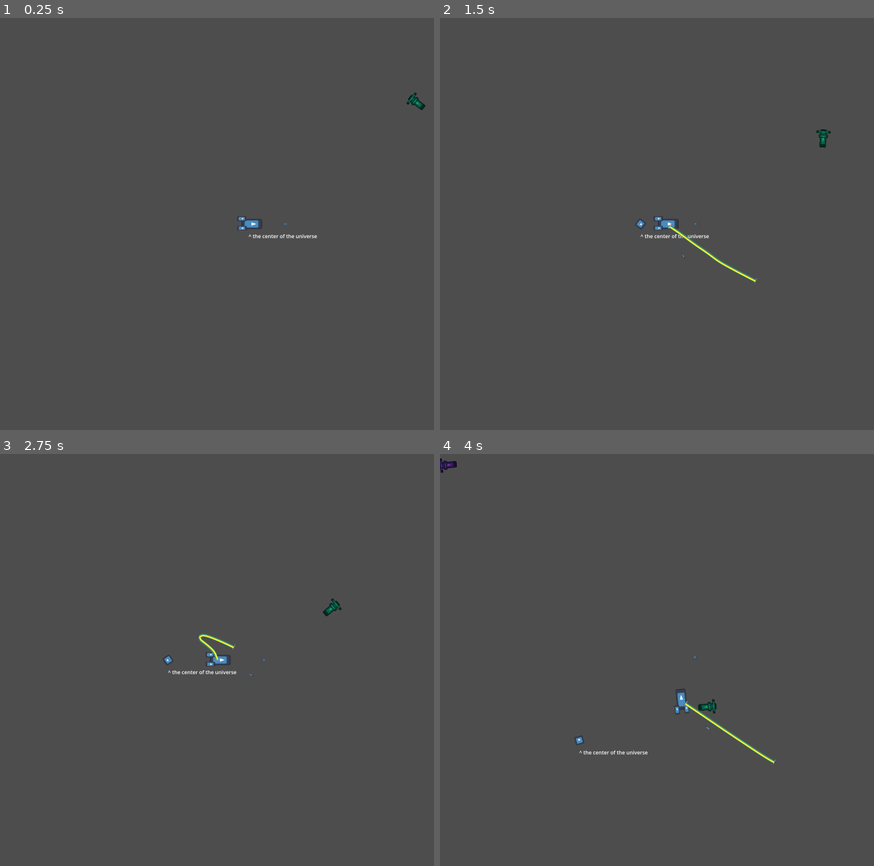
Above: before the commit, frames 1-4 (two rows, left to right).
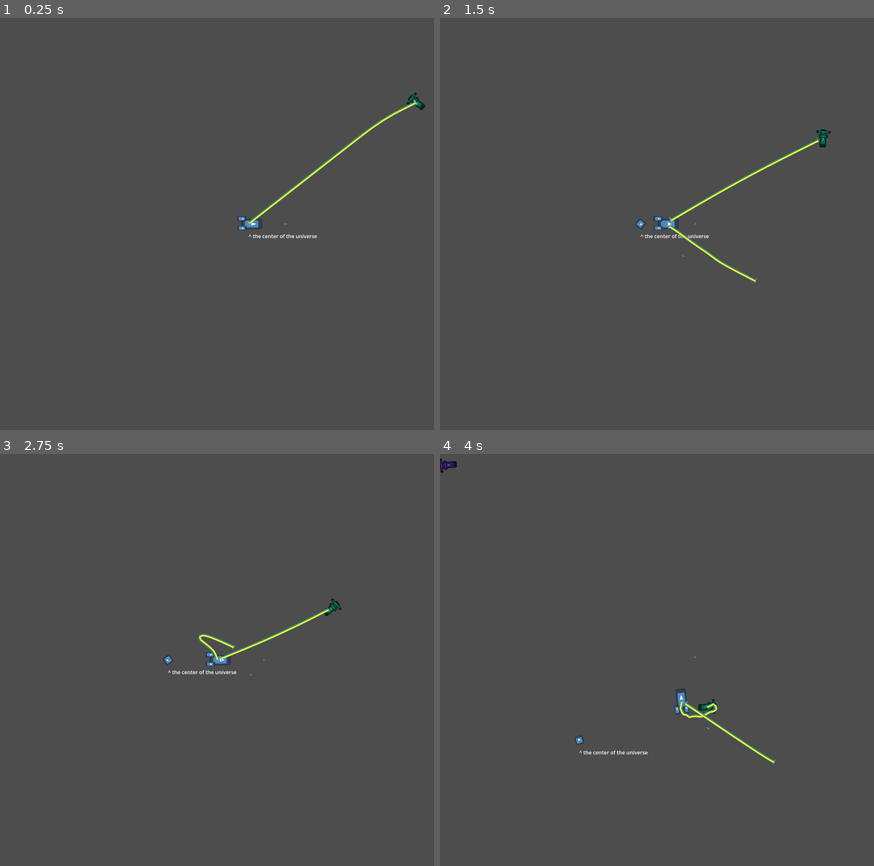
Above: after the commit, the same moments.

Repository: Bromeon/LudumDare54
Game: Godot game, scene res://Scenes/Main/Main.tscn
Same seed, same stepped clock (60 frames per second), same inputs: the game is played once before the commit and once after it. The engine's default icon, where the game draws it, is replaced by a stand-in: a white triangle on a blue panel in a dark square.
Inputs (mouse positions are in pixels of both pictures, inside the frame that each line leads up to):
- Up to frame 1 (0.25 s): no input
- Up to frame 2 (1.5 s): move the mouse to (813, 203) at 0.52 s; hold D (Right) 0.53-1.28 s; tap Space (ShootTether) at 0.6, 1.35 s; move the mouse to (596, 244) at 1.27 s; hold Ctrl (Brake) from 1.28 s (still down)
- Up to frame 3 (2.75 s): move the mouse to (308, 569) at 2.02 s; release Ctrl (Brake) at 2.03 s; hold D (Right) from 2.03 s (still down); tap Space (ShootTether) at 2.1 s
- Up to frame 4 (4 s): move the mouse to (670, 742) at 2.77 s; release D (Right) at 2.78 s; hold W (Up) 2.78-3.53 s; tap Space (ShootTether) at 2.85, 3.6 s; move the mouse to (852, 721) at 3.52 s; hold A (Left) from 3.53 s (still down)

The runs differ from the first frame. In frame 1, 0.4% of the frame differs, in the area x 56-97%, y 19-51%; in frame 2, 0.3%; in frame 3, 0.2%; in frame 4, 0.1%.

Commit message:
Start with player attached to supply ship

Diff:
--- a/Scenes/Main/Main.gd
+++ b/Scenes/Main/Main.gd
@@ -18,7 +18,7 @@
 	camera_should.global_position = player.position
 	camera_should.modulate = Color(1.0, 1.0, 1.0, 0.3)
 
-
+	$PlayerShip.setup_initial_tether($SupplyPaths/Supply2.get_node("%Ship"))
 
 func _process(delta):
 	if Input.is_action_just_pressed("ui_cancel"):
--- a/Scenes/PlayerShip/PlayerShip.gd
+++ b/Scenes/PlayerShip/PlayerShip.gd
@@ -47,7 +47,6 @@
 	tethers = cleaned
 
 func _physics_process(delta):
-
 	move_dir = Input.get_vector("Left", "Right", "Up", "Down")
 	apply_force(move_dir * THRUSTER_FORCE)
 
@@ -105,6 +104,13 @@
 	tethers.append(tether)
 	tether.connect("attached_to", _on_tether_attached)
 
+func setup_initial_tether(other_ship):
+	var tether = Tether.instantiate()
+	add_child(tether)
+	tether.init(Vector2.ZERO, other_ship)
+	tethers.append(tether)
+	tether.connect("attached_to", _on_tether_attached)
+
 func _on_tether_attached(attached_tether, attch):
 	for t in tethers:
 		if t != attached_tether:
--- a/Scenes/PlayerShip/Tether.gd
+++ b/Scenes/PlayerShip/Tether.gd
@@ -44,16 +44,28 @@
 	else:
 		return null
 
-func init(sh_dir):
+func init(sh_dir, at_final_target = null):
 	self.shoot_dir = sh_dir
 	var global_pos = get_global_position()
 	for i in range(TETHER_SEGMENTS):
-		# Verlet integration requires storing the previous position.
-		var pos = global_pos + sh_dir * i * SEGMENT_LENGTH * 0.1;
+		var pos
+		if at_final_target != null:
+			pos = global_pos.lerp(at_final_target.global_position, i / TETHER_SEGMENTS)
+		else:
+			pos = global_pos + sh_dir * i * SEGMENT_LENGTH * 0.1;
+
 		points.append({
 			position = pos,
+			# Verlet integration requires storing the previous position.
 			prev_position = pos,
 		})
+
+		if at_final_target != null:
+			current_attachment = {
+				node = at_final_target,
+				offset = Vector2.ZERO,
+			}
+			emit_signal("attached_to", self, current_attachment)
 
 # Called from PlayerShip
 func update_physics(delta):
--- a/Scenes/SupplyShip/SupplyShip.tscn
+++ b/Scenes/SupplyShip/SupplyShip.tscn
@@ -30,6 +30,7 @@
 rotation = -1.01067
 
 [node name="Ship" type="Node2D" parent="PathFollow2D"]
+unique_name_in_owner = true
 rotation = 1.5708
 
 [node name="Front" type="Sprite2D" parent="PathFollow2D/Ship"]
